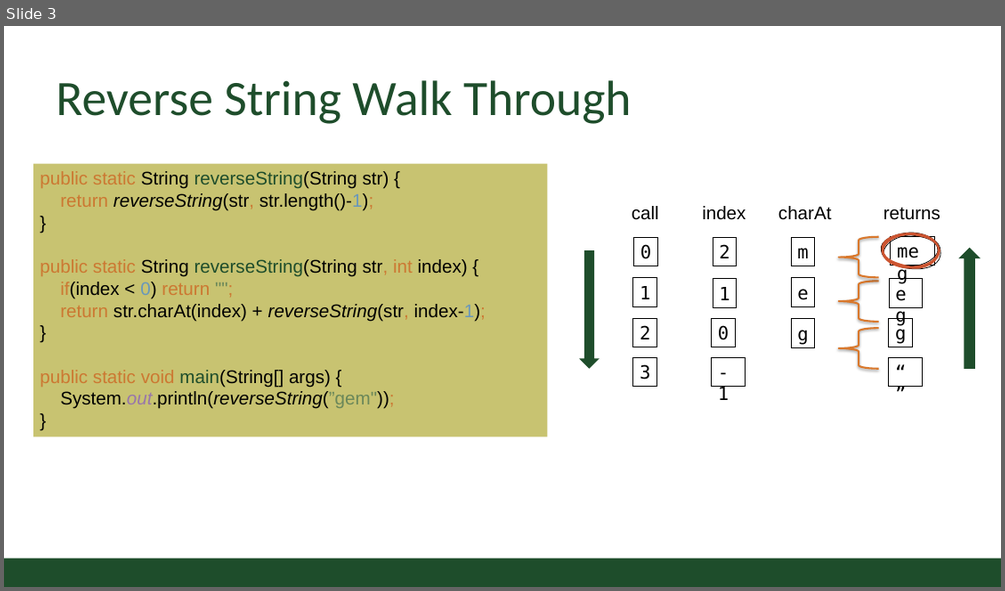
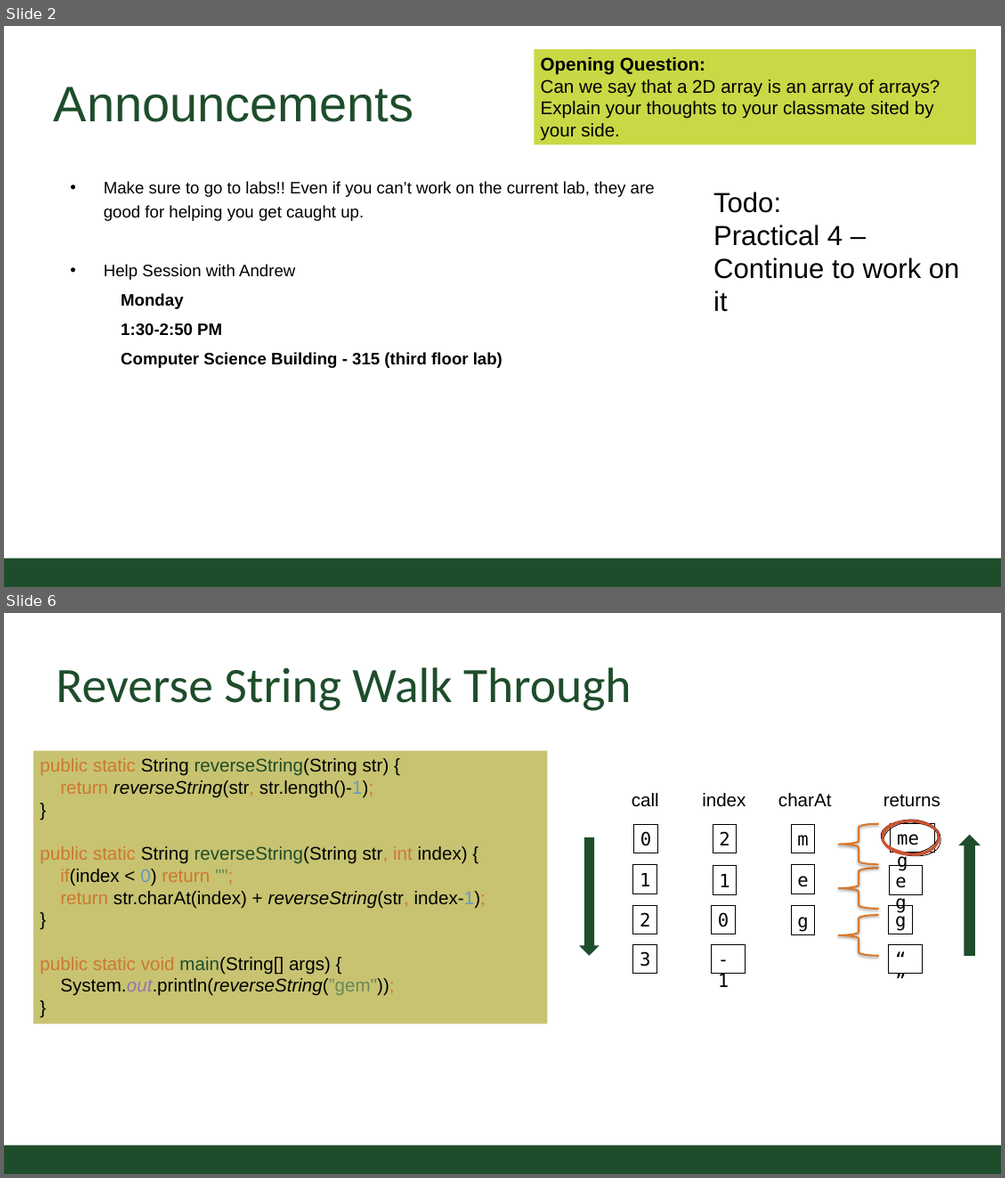
Before and after one commit to CSU-CompSci-CS163-4/Handouts, a slide deck: slides/On-Campus/10_03_IntrotoRecursion.pptx. Shown one above the other, each under a label of ours: slide 3 before the commit, slides 2 and 6 after it; the slides between them are not shown. The pictures are 1005x591 and 1005x1178 pixels, drawn with LibreOffice and Linux fonts; fonts in the diff are those of the drawing; background and template pictures are left out. Boxes give left, top, right and bottom in pixels: in the first picture for what was removed or moved away, otherwise in the second. Text is boxed around its words. In the diff, an @@ line names an element or a change of style, - is before the commit and + after.

```diff
--- a/slides/On-Campus/10_03_IntrotoRecursion.pptx
+++ b/slides/On-Campus/10_03_IntrotoRecursion.pptx
@@ slide 2 added at <box>4,26,1001,587</box>, background #FFFFFF @@
@@ rectangle added at <box>534,49,976,144</box>, fill #C9D845, 20 pt, text #000000 @@
+Opening Question:
+Can we say that a 2D array is an array of arrays? Explain your thoughts to your classmate sited by your side.
@@ title added at <box>54,87,413,122</box>, 54.4 pt, text #1E4D2B @@
+Announcements
@@ text added at <box>104,181,655,368</box>, 18.1 pt, text #000000 @@
+• Make sure to go to labs!! Even if you can’t work on the current lab, they are good for helping you get caught up.
+• Help Session with Andrew
+Monday
+1:30-2:50 PM
+Computer Science Building - 315 (third floor lab)
@@ text added at <box>713,192,960,312</box>, 30.2 pt, text #000000 @@
+Todo:
+Practical 4 – Continue to work on it
@@ rectangle added at <box>4,557,1001,587</box>, fill #1E4D2B @@
@@ what was slide 3 is now slide 6 @@
```
Also in this commit, not shown: 1 slide changed, 3 other slides added.
